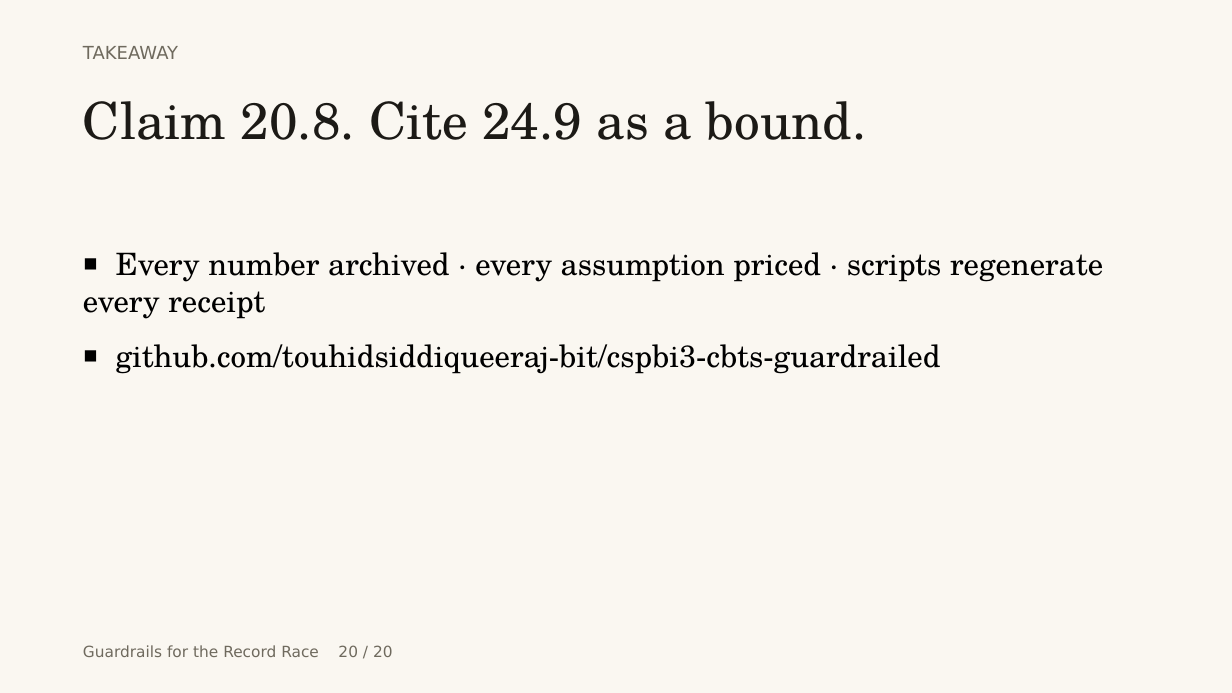
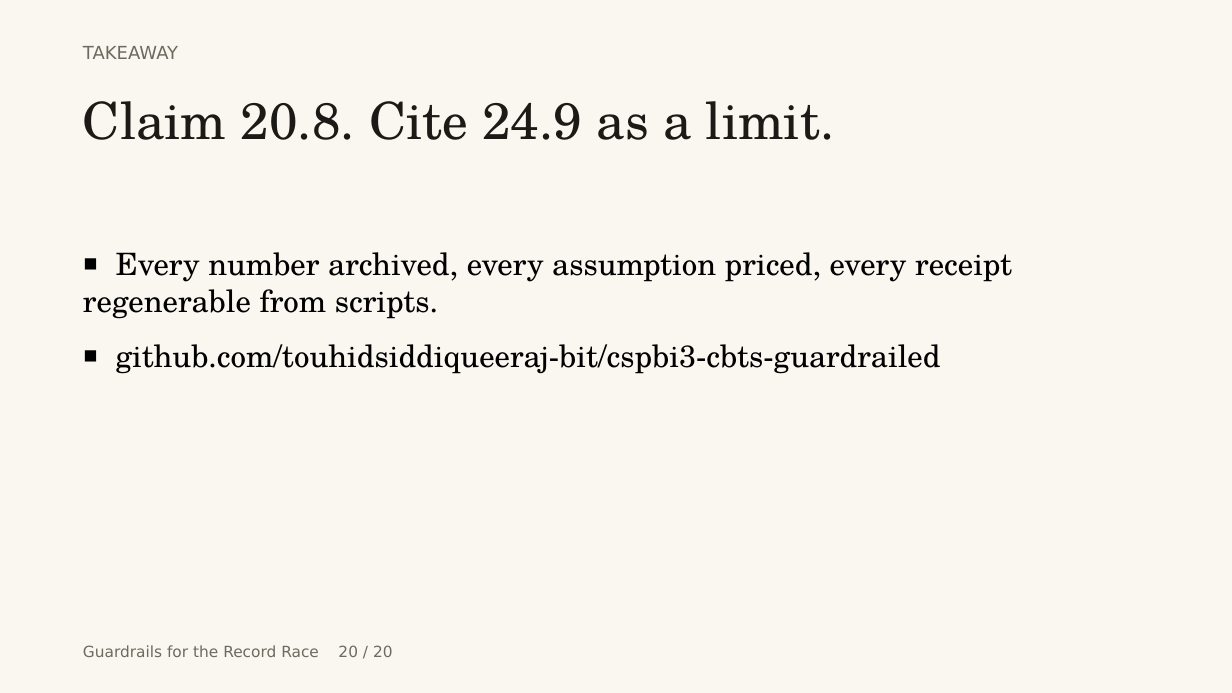
Before and after one commit to touhidsiddiqueeraj-bit/cspbi3-cbts-guardrailed, a slide deck: slide 20 of opendesign/mockups/record-race-deck/record-race-deck.pptx. Drawn at 1232x693 pixels with LibreOffice and Linux fonts; fonts in the diff are those of the drawing. Boxes give left, top, right and bottom in pixels: in the first picture for what was removed or moved away, otherwise in the second. Text is boxed around its words. In the diff, an @@ line names an element or a change of style, - is before the commit and + after.

```diff
--- a/opendesign/mockups/record-race-deck/record-race-deck.pptx
+++ b/opendesign/mockups/record-race-deck/record-race-deck.pptx
@@ text at (x1=83, y1=101, x2=834, y2=140): text changed @@
-Claim 20.8. Cite 24.9 as a bound.
+Claim 20.8. Cite 24.9 as a limit.
@@ text at (x1=83, y1=252, x2=1012, y2=319): text changed @@
-▪ Every number archived · every assumption priced · scripts regenerate every receipt
+▪ Every number archived, every assumption priced, every receipt regenerable from scripts.
```
Also in this commit, not shown: 19 other slides changed, 2 other files.
